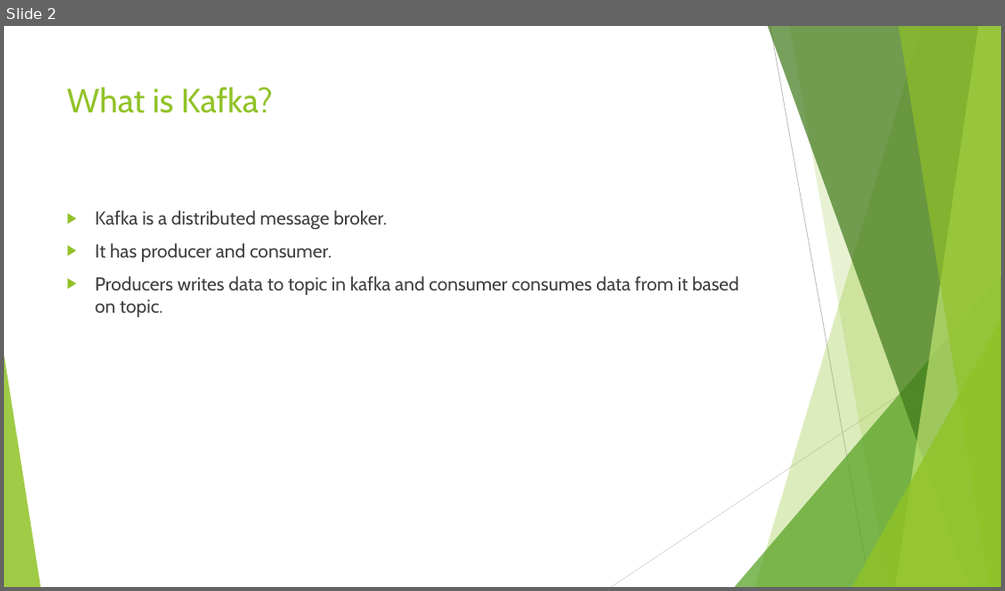
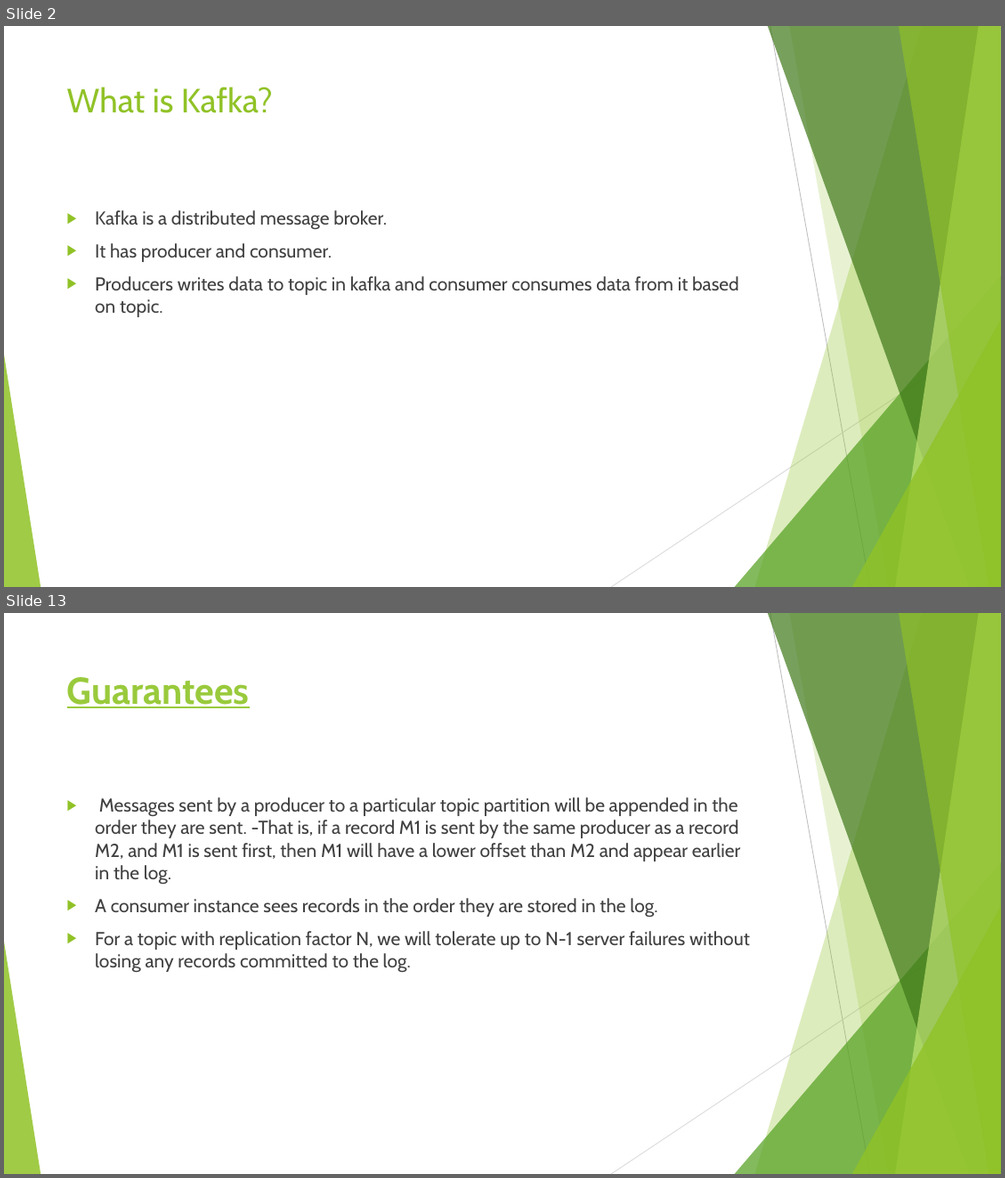
Before and after one commit to ketankk/BDppt, a slide deck: ppt/Kafka.pptx. Shown one above the other, each under a label of ours: slide 2 before the commit, slides 2 and 13 after it; the slides between them are not shown. The pictures are 1005x591 and 1005x1178 pixels, drawn with LibreOffice and Linux fonts; fonts in the diff are those of the drawing. Boxes give left, top, right and bottom in pixels: in the first picture for what was removed or moved away, otherwise in the second. Text is boxed around its words. In the diff, an @@ line names an element or a change of style, - is before the commit and + after.

```diff
--- a/ppt/Kafka.pptx
+++ b/ppt/Kafka.pptx
@@ slide 13 added at [4, 613, 1001, 1174], background #FFFFFF; not listed: 10 template elements that a slide beside it also shows @@
@@ title added at [67, 677, 250, 708], 36 pt, text #99CA3C, bold, underline @@
+Guarantees
@@ text added at [95, 797, 750, 973], 18 pt, text #404040 @@
+▶ Messages sent by a producer to a particular topic partition will be appended in the order they are sent. -That is, if a record M1 is sent by the same producer as a record M2, and M1 is sent first, then M1 will have a lower offset than M2 and appear earlier in the log.
+▶ A consumer instance sees records in the order they are stored in the log.
+▶ For a topic with replication factor N, we will tolerate up to N-1 server failures without losing any records committed to the log.
```
Also in this commit, not shown: 15 other slides added, 2 other files.
